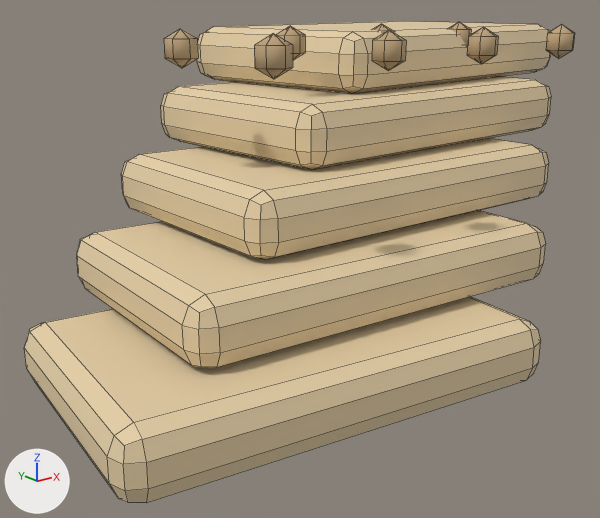
Renders of the FBX model Assets/Models/Food/Home/Food_tempe.fbx from each side of a commit.
Before and after are seen from a 50 mm camera at (-0.0884, -0.1005, 0.0497) aimed at (-0.0094, -0.0018, 0.0102). The axes (+X, +Y, +Z) are drawn at lower left. The lights are the same throughout. The first picture is the older version. Mesh edges are drawn as thin lines.

Before the edit, the objects in view are built like this:
```python
mat_m_food_tempeh = principled_material('M_Food_Tempeh')
mat_m_food_tempeh.base_color = (0.78, 0.62, 0.38)  # beige #e5cea6
mat_m_food_tempeh.roughness = 0.7
mat_m_food_tempehdark = principled_material('M_Food_TempehDark')
mat_m_food_tempehdark.base_color = (0.52, 0.37, 0.2)  # beige #bfa47c
mat_m_food_tempehdark.roughness = 0.8
me_cube_172 = bpy.data.meshes.new('Cube.172')
me_cube_172.from_pydata(...)  # 392 vertices, 414 faces; spans x -0.0575..0.0539, y -0.0408..0.0354, z 0.0..0.046
# faces by material slot: [270, 144]
me_cube_172.materials.append(mat_m_food_tempeh)  # beige #e5cea6
me_cube_172.materials.append(mat_m_food_tempehdark)  # beige #bfa47c
ob_food_tempe = bpy.data.objects.new('Food_tempe', me_cube_172)
ob_food_tempe.location = (0.0, 0.0, 0.0)
```
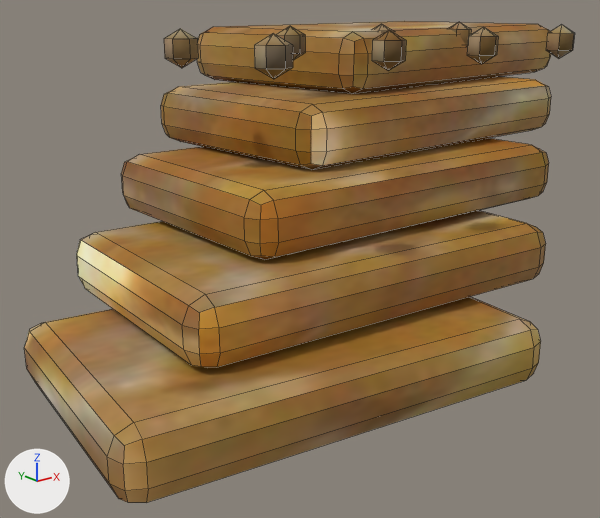
Changed parts and their boxes [x1, y1, x2, y2] in the pictures (600 x 518 px):
'Food_tempe', surface changed (beige to brown): [24, 21, 575, 503] in both

Edits to the bpy script that builds the scene:
```text
Add img_m_food_tempehdark_albedo_png:
    img_m_food_tempehdark_albedo_png = load_image('M_Food_TempehDark_Albedo.png', '../../../Textures/Food/Home/M_Food_TempehDark_Albedo.png', 512, 512, 'sRGB')
Add img_m_food_tempeh_albedo_png:
    img_m_food_tempeh_albedo_png = load_image('M_Food_Tempeh_Albedo.png', '../../../Textures/Food/Home/M_Food_Tempeh_Albedo.png', 1024, 1024, 'sRGB')
Change mat_m_food_tempeh:
    remove mat_m_food_tempeh.base_color = (0.78, 0.62, 0.38)  # beige #e5cea6
    add mat_m_food_tempeh.texture = img_m_food_tempeh_albedo_png
Change mat_m_food_tempehdark:
    remove mat_m_food_tempehdark.base_color = (0.52, 0.37, 0.2)  # beige #bfa47c
    add mat_m_food_tempehdark.texture = img_m_food_tempehdark_albedo_png
Change me_cube_172:
    where me_cube_172.from_pydata(...)  # 392 vertices, 414 faces; spans x -0.0575..0.0539, y -0.0408..0.0354, z 0.0..0.046
    used by ob_food_tempe; location = (0.0, 0.0, 0.0)
    me_cube_172 part 1: texture (UV) coordinates of 414 of 414 faces, centred in x -0.0572..0.0536, y -0.0405..0.035, z 0.0..0.0452, changed; they spanned u 0.0..1.0, v 0.0..1.0 and now span u 0.01..0.99, v 0.01..0.98
```
